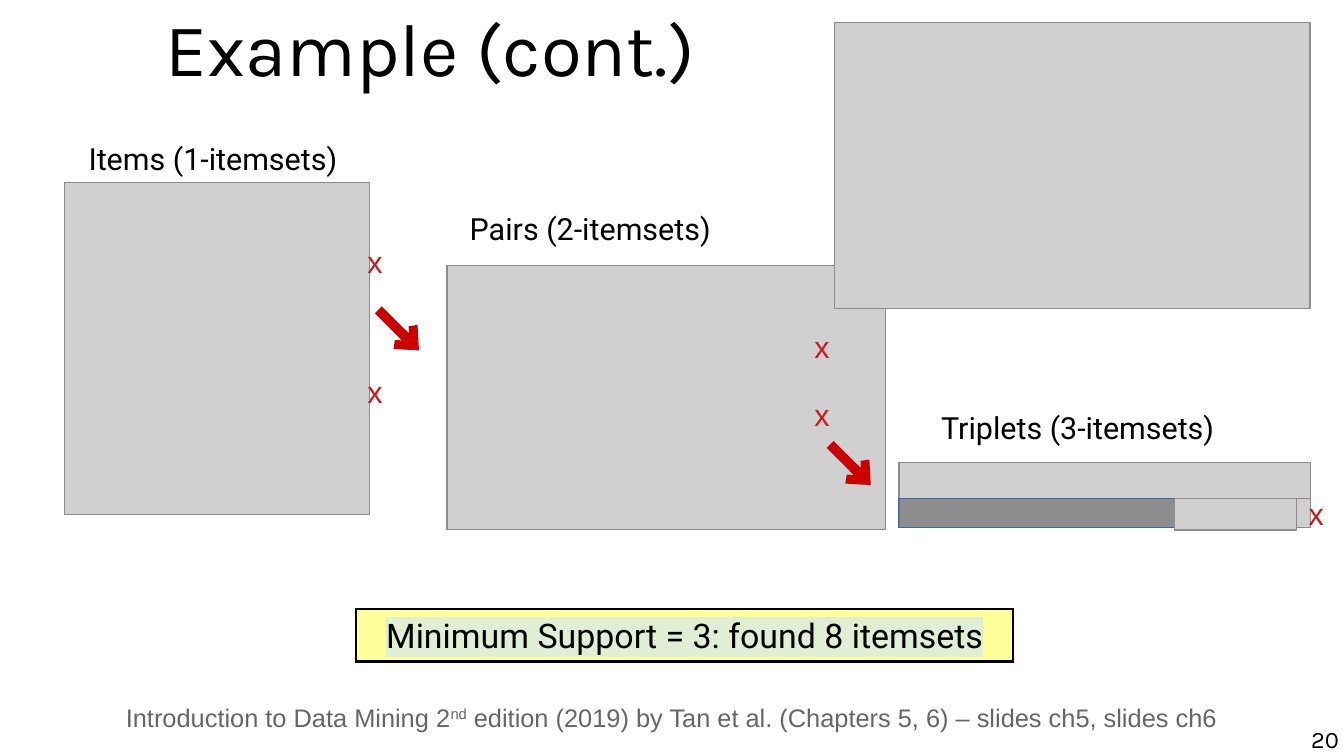
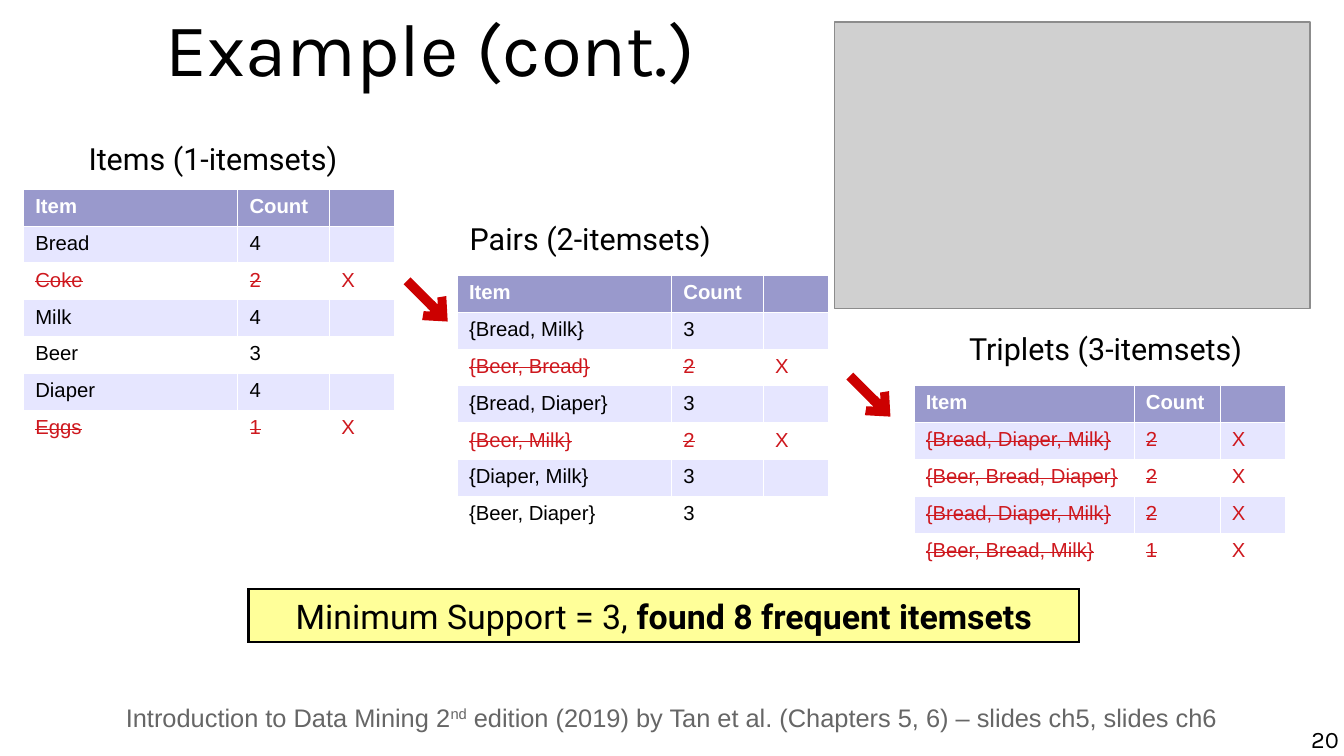
Before and after one commit to marco-calautti/data-mining-course, a slide deck: slide 20 of theory/tt06_association_rule_mining.odp. Drawn at 1344x756 pixels with LibreOffice and Linux fonts; fonts in the diff are those of the drawing; grey boxes stand for pictures. Boxes give left, top, right and bottom in pixels: in the first picture for what was removed or moved away, otherwise in the second. Text is boxed around its words. In the diff, an @@ line names an element or a change of style, - is before the commit and + after.

Commit message:
Ready

```diff
--- a/theory/tt06_association_rule_mining.odp
+++ b/theory/tt06_association_rule_mining.odp
@@ table added at (23,189,394,448), 7 rows, 3 columns @@
+Item | Count | 
+Bread | 4 | 
+Coke | 2 | X
+Milk | 4 | 
+Beer | 3 | 
+Diaper | 4 | 
+Eggs | 1 | X
@@ picture removed at (65,183,370,515) @@
@@ text "Pairs (2-itemsets)": place and size @@
-text "Pairs (2-itemsets)" at (470,215,710,247)
+text "Pairs (2-itemsets)" at (470,225,710,257)
@@ text removed at (367,249,382,279) @@
-x
@@ picture removed at (448,266,887,531) @@
@@ arrow moved from (378, 310) - (420, 350) to (407, 281) - (448, 322) @@
@@ table added at (457,274,829,533), 7 rows, 3 columns @@
+Item | Count | 
+{Bread, Milk} | 3 | 
+{Beer, Bread} | 2 | X
+{Bread, Diaper} | 3 | 
+{Beer, Milk} | 2 | X
+{Diaper, Milk} | 3 | 
+{Beer, Diaper} | 3 | 
@@ text "Triplets (3-itemsets)": place and size @@
-text "Triplets (3-itemsets)" at (941,414,1214,446)
+text "Triplets (3-itemsets)" at (969,335,1242,367)
@@ text removed at (814,342,829,358) @@
-x
@@ text removed at (367,378,382,408) @@
-x
@@ arrow moved from (831, 445) - (871, 485) to (850, 376) - (890, 417) @@
@@ table added at (915,385,1287,567), 5 rows, 3 columns @@
+Item | Count | 
+{Bread, Diaper, Milk} | 2 | X
+{Beer, Bread, Diaper} | 2 | X
+{Bread, Diaper, Milk} | 2 | X
+{Beer, Bread, Milk} | 1 | X
@@ text removed at (814,410,829,426) @@
-x
@@ picture removed at (899,462,1311,500) @@
@@ picture removed at (899,499,1311,528) @@
@@ rectangle removed at (899,499,1296,528) @@
@@ picture removed at (1176,499,1298,531) @@
@@ text removed at (1309,501,1324,528) @@
-x
@@ rectangle "Minimum Support = 3, found ...": place and size @@
-rectangle "Minimum Support = 3, found ..." at (356,609,1013,661)
+rectangle "Minimum Support = 3, found ..." at (249,589,1081,642)
@@ text in rectangle at (296,603,1032,636): text changed; bold on @@
-Minimum Support = 3: found 8 itemsets
+Minimum Support = 3, found 8 frequent itemsets
```
Also in this commit, not shown: 13 other slides changed, 2 slides added.
